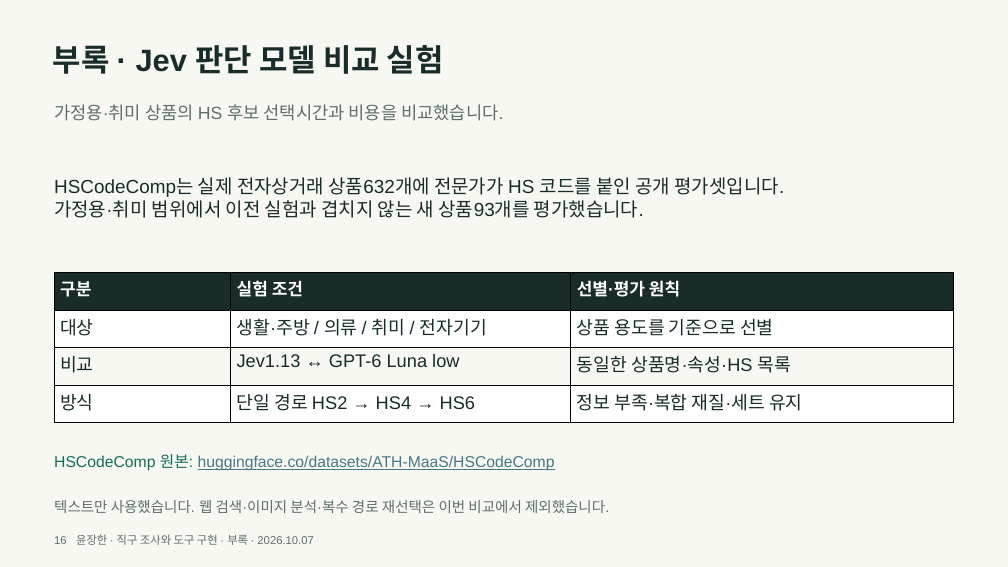
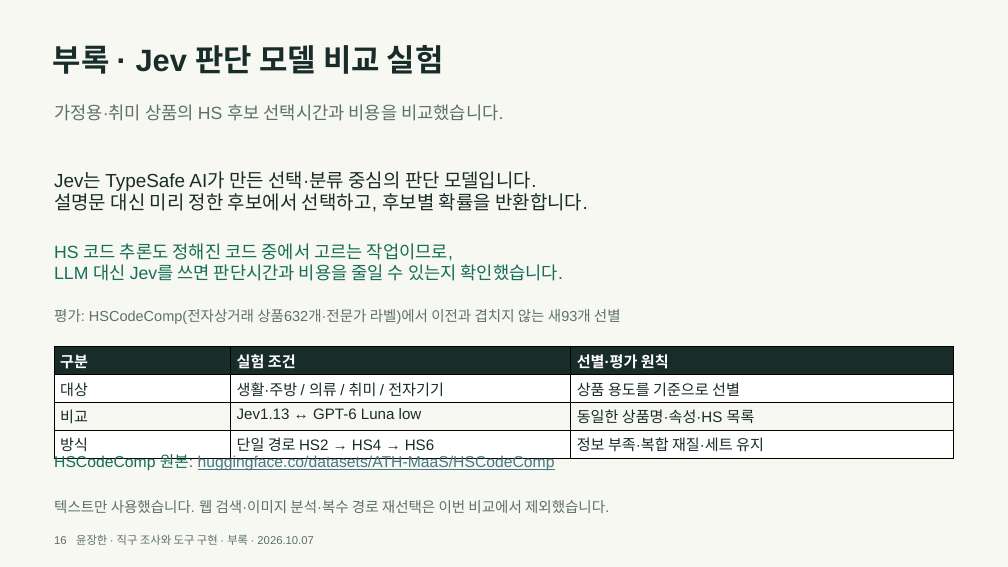
Before and after one commit to y00nZZang/crossborder-purchase-agent, a slide deck: slide 16 of portfolio/crossborder-portfolio.pptx. Drawn at 1008x567 pixels with LibreOffice and Linux fonts; fonts in the diff are those of the drawing. Boxes give left, top, right and bottom in pixels: in the first picture for what was removed or moved away, otherwise in the second. Text is boxed around its words. In the diff, an @@ line names an element or a change of style, - is before the commit and + after.

```diff
--- a/portfolio/crossborder-portfolio.pptx
+++ b/portfolio/crossborder-portfolio.pptx
@@ text removed at [54, 177, 784, 218] @@
-HSCodeComp는 실제 전자상거래 상품632개에 전문가가 HS 코드를 붙인 공개 평가셋입니다.
-가정용·취미 범위에서 이전 실험과 겹치지 않는 새 상품93개를 평가했습니다.
@@ text added at [54, 171, 588, 212], 22.5 pt, text #182C29 @@
+Jev는 TypeSafe AI가 만든 선택·분류 중심의 판단 모델입니다.
+설명문 대신 미리 정한 후보에서 선택하고, 후보별 확률을 반환합니다.
@@ text added at [54, 243, 563, 281], 21 pt, text #156E58 @@
+HS 코드 추론도 정해진 코드 중에서 고르는 작업이므로,
+LLM 대신 Jev를 쓰면 판단시간과 비용을 줄일 수 있는지 확인했습니다.
@@ text added at [54, 309, 621, 324], 17.2 pt, text #5E706B @@
+평가: HSCodeComp(전자상거래 상품632개·전문가 라벨)에서 이전과 겹치지 않는 새93개 선별
@@ table at [54, 346, 954, 456] @@
@@ size 20.2 to 18 pt in "구분", "실험 조건", "선별·평가 원칙" @@
@@ size 21.8 to 18 pt in "대상", "생활·주방 / 의류 / 취미 / 전자기기", "상품 용도를 기준으로 선별", "비교" and 5 more places @@
@@ table: place and size @@
-table at [54, 273, 954, 423]
+table at [54, 346, 954, 456]
```
Also in this commit, not shown: 3 other files.
